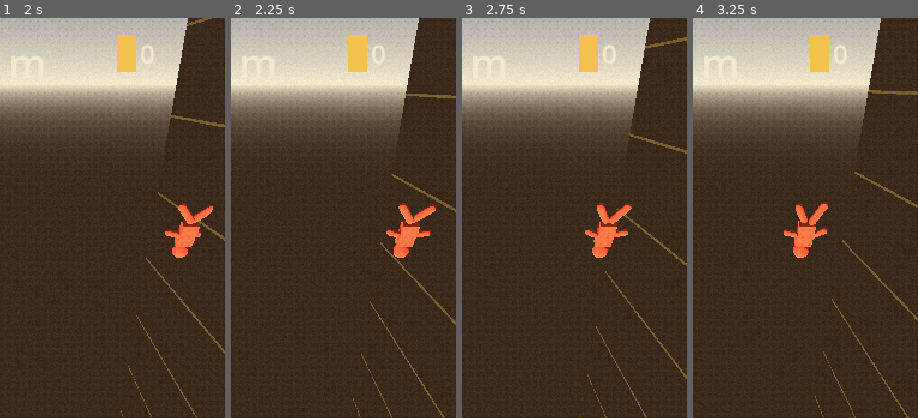
Above: before the commit, frames 1-4 (left to right).
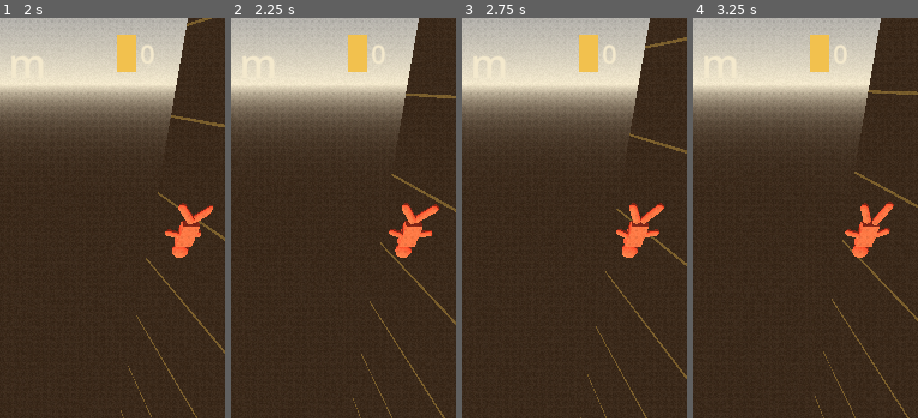
Above: after the commit, the same moments.

Repository: quvntvn/Hyperdive
Game: Godot game, scene res://scenes/game/main_game.tscn
Two runs of this game, one before a commit and one after it. Both use one fixed random seed, a clock stepped at 60 frames per second and the inputs below. This scene is started directly instead of the project's main scene.
Inputs (mouse positions are % of the whole screen's width and height, from its top left):
- Up to frame 1 (2 s): tap Enter at 0.5 s; move the mouse to (45, 70) at 0.52 s; hold D (move_right) 0.53-1.25 s; tap 1 at 0.6 s; click (45, 70) at 0.67 s; drag from (80, 65) to (45, 70) at 1.27 s
- Up to frame 2 (2.25 s): move the mouse to (20, 35) at 2.02 s; hold A (move_left) from 2.03 s (still down); tap 3 at 2.1 s
- Up to frame 3 (2.75 s): keep holding A (move_left)
- Up to frame 4 (3.25 s): release A (move_left) at 2.75 s; drag from (55, 50) to (20, 35) at 2.77 s
The pictures show only the part of the screen within x 50-100%, y 0-50%; the shares and areas given below are measured in that part.

Frame 1 is identical in both runs. In frame 2, 0.5% of the frame differs, in the area x 68-93%, y 46-60%; in frame 3, 2.4%; in frame 4, 2.5%, in the area x 40-90%, y 46-60%.

Commit message:
fix(input): contrôle par inclinaison fonctionnel (accéléromètre axe X portrait)
- Passage de apply_central_force (trop sluggish) à contrôle direct de
  linear_velocity.x via lerpf, identique au comportement TOUCH.
- Remplacement de get_accelerometer() par get_gravity() (signal filtré,
  plus stable pour du tilt control).
- Branche TILT séparée dans _physics_process (était mutualisée avec KEYBOARD).
- TILT_SENSITIVITY 0.25 inchangé ; si sens inversé, changer le signe dans
  _get_tilt_lateral().

Co-Authored-By: Claude Sonnet 4.6 <noreply@anthropic.com>

Diff:
--- a/hyperdive/scripts/player/player.gd
+++ b/hyperdive/scripts/player/player.gd
@@ -215,10 +215,13 @@
 					shop.open()
 
 func _get_tilt_lateral() -> float:
-	var accel_x: float = Input.get_accelerometer().x
-	if abs(accel_x) < TILT_DEADZONE:
+	# get_gravity() = composante gravité filtrée, plus stable que get_accelerometer()
+	# En portrait Android, incliner à droite → gravity.x > 0 (gravity tire vers la droite du device)
+	# Si le sens est inversé sur le téléphone, inverser le signe ici (-gravity.x)
+	var ax: float = Input.get_gravity().x
+	if abs(ax) < TILT_DEADZONE:
 		return 0.0
-	return clamp(accel_x * TILT_SENSITIVITY, -1.0, 1.0)
+	return clampf(ax * TILT_SENSITIVITY, -1.0, 1.0)
 
 func _get_lateral_input() -> float:
 	match Settings.control_mode:
@@ -275,6 +278,9 @@
 			linear_velocity.x = clampf(diff * TOUCH_FOLLOW_SPEED, -MAX_LATERAL_SPEED, MAX_LATERAL_SPEED)
 		else:
 			linear_velocity.x = move_toward(linear_velocity.x, 0.0, MAX_LATERAL_SPEED * delta * 4.0)
+	elif Settings.control_mode == SettingsManager.ControlMode.TILT:
+		var lateral: float = _get_tilt_lateral()
+		linear_velocity.x = lerpf(linear_velocity.x, lateral * MAX_LATERAL_SPEED, delta * 6.0)
 	else:
 		var lateral: float = _get_lateral_input()
 		if lateral != 0.0:
